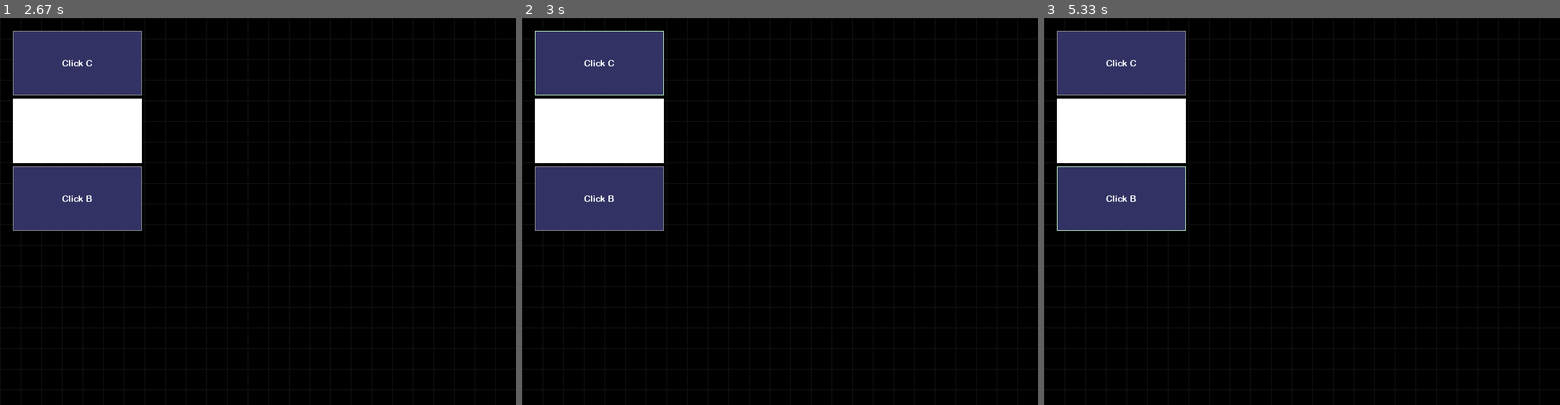
Above: before the commit, frames 1-3 (left to right).
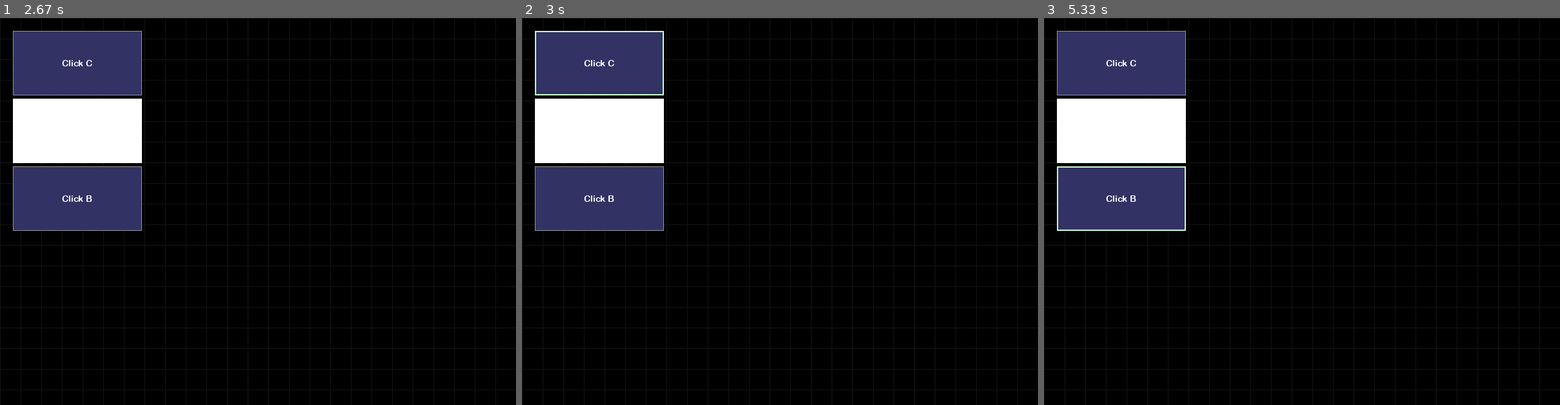
Above: after the commit, the same moments.

Repository: JonathanMurray/pygameui
Game: pygame game, started from main.py
The game is run twice, just before and just after one commit, with the same random seed, the same clock (stepped at 60 frames per second) and the same inputs.
Inputs (mouse positions are in pixels of both pictures, inside the frame that each line leads up to):
- Up to frame 1 (2.67 s): click "Click C" at 0.38 s; click (309, 296) at 0.72 s; click "Click B" at 1.05 s; click (448, 346) at 1.38 s; click (72, 199) at 1.72 s; click (232, 312) at 2.05 s
- Up to frame 2 (3 s): click "Click C" at 2.88 s
- Up to frame 3 (5.33 s): click (1105, 126) at 3.22 s; click "Click B" at 4.05 s; click (1152, 137) at 4.38 s; click (1152, 188) at 5.22 s

Frame 1 is identical in both runs. In frame 2, 0.1% of the frame differs, in the area x 2-28%, y 3-20%; in frame 3, 0.1%.

Commit message:
Split out containers to separate file

Diff:
--- /dev/null
+++ b/containers.py
@@ -0,0 +1,90 @@
+from typing import List, Tuple
+
+from pygame.math import Vector2
+
+from ui import Component
+
+
+class AbstractContainer(Component):
+  def __init__(self, size: Tuple[int, int], screen, components: List[Component], **kwargs):
+    super().__init__(size, screen, **kwargs)
+    self.components = components
+
+  def _render(self):
+    for component in self.components:
+      component.render()
+
+  def _on_click(self, mouse_pos: Tuple[int, int]):
+    for component in self.components:
+      component.handle_mouse_click(mouse_pos)
+
+  def update(self, elapsed_time: int):
+    for component in self.components:
+      component.update(elapsed_time)
+
+  def handle_mouse_motion(self, mouse_pos: Tuple[int, int]):
+    super().handle_mouse_motion(mouse_pos)
+    for component in self.components:
+      component.handle_mouse_motion(mouse_pos)
+
+  def _on_blur(self):
+    for component in self.components:
+      component._on_blur()
+
+
+class AbsolutePosContainer(AbstractContainer):
+
+  def __init__(self, size: Tuple[int, int], screen, components: List[Tuple[Vector2, Component]]):
+    super().__init__(size, screen, [c[1] for c in components])
+    self.components = components
+
+  def set_pos(self, pos: Vector2):
+    super().set_pos(pos)
+    for relative_pos, component in self.components:
+      component.set_pos(pos + relative_pos)
+
+
+class HorizontalListContainer(AbstractContainer):
+  def __init__(self, size: Tuple[int, int], screen, components: List[Component], margin: int, padding: int):
+    super().__init__(size, screen, components)
+    self.margin = margin
+    self.padding = padding
+
+  def set_pos(self, pos: Vector2):
+    super().set_pos(pos)
+    relative_pos = Vector2(self.padding, self.padding)
+    for component in self.components:
+      component.set_pos(pos + relative_pos)
+      relative_pos += (component.size[0] + self.margin, 0)
+
+
+class VerticalListContainer(AbstractContainer):
+  def __init__(self, width: int, screen, components: List[Component], margin: int, padding: int, **kwargs):
+    super().__init__((width, 1), screen, components, **kwargs)
+    self.margin = margin
+    self.padding = padding
+    children_sum_height = sum(c.size[1] for c in self.components)
+    container_height = children_sum_height + (len(self.components) - 1) * self.margin + 2 * self.padding
+    self.size = (self.size[0], container_height)
+
+  def set_pos(self, pos: Vector2):
+    super().set_pos(pos)
+    relative_pos = Vector2(self.padding, self.padding)
+    for component in self.components:
+      component.set_pos(pos + relative_pos)
+      relative_pos += (0, component.size[1] + self.margin)
+
+
+class EvenSpacingContainer(AbstractContainer):
+  def __init__(self, size: Tuple[int, int], screen, components: List[Component], padding: int, **kwargs):
+    super().__init__(size, screen, components, **kwargs)
+    self.padding = padding
+
+  def set_pos(self, pos: Vector2):
+    super().set_pos(pos)
+    width_sum = sum([component.size[0] for component in self.components])
+    margin = (self.size[0] - width_sum - self.padding * 2) / (len(self.components) - 1)
+    relative_pos = Vector2(self.padding, self.padding)
+    for component in self.components:
+      component.set_pos(pos + relative_pos)
+      relative_pos += (component.size[0] + margin, 0)
--- a/main.py
+++ b/main.py
@@ -6,7 +6,8 @@
 from pygame.math import Vector2
 from pygame.time import Clock
 
-from ui import BackgroundGrid, Component, VerticalListContainer, Button, Text, Style
+from containers import VerticalListContainer
+from ui import BackgroundGrid, Component, Button, Text, Style
 
 SCREEN_RESOLUTION = (800, 600)
 COLOR_WHITE = Color(255, 255, 255, 0)
@@ -23,7 +24,7 @@
   button2 = button(font, screen, (200, 100), lambda: print("C"), "Click C")
   div = Component(size=(200, 100), screen=screen, style=Style(background=COLOR_WHITE))
   button3 = button(font, screen, (200, 100), lambda: print("B"), "Click B")
-  container = VerticalListContainer(500, screen, [button2, div, button3], 5, 20, border=COLOR_WHITE,
+  container = VerticalListContainer(500, screen, [button2, div, button3], 5, 20, border_color=COLOR_WHITE,
                                     background=(0, 0, 150, 0))
   container.set_pos(Vector2(0, 0))
 
@@ -48,9 +49,10 @@
 def button(font, screen, size, callback, text: str):
   return Button(size=size, screen=screen, callback=callback,
                 text=Text(screen, font, COLOR_WHITE, text),
-                style=Style(background=Color(50, 50, 100, 0), border=Color(150, 150, 150, 0)),
-                style_hovered=Style(background=Color(50, 50, 100), border=Color(180, 180, 180, 0)),
-                style_onclick=Style(background=Color(50, 50, 100), border=Color(200, 255, 200, 0)))
+                style=Style(background=Color(50, 50, 100, 0), border_color=Color(150, 150, 150, 0)),
+                style_hovered=Style(background=Color(50, 50, 100), border_color=Color(180, 180, 180, 0)),
+                style_onclick=Style(background=Color(50, 50, 100), border_color=Color(200, 255, 200, 0),
+                                    border_width=2))
 
 
 def handle_exit(event):
--- a/ui.py
+++ b/ui.py
@@ -22,9 +22,10 @@
 
 
 class Style:
-  def __init__(self, background: Optional[Color] = None, border: Optional[Color] = None):
+  def __init__(self, background: Optional[Color] = None, border_color: Optional[Color] = None, border_width: int = 1):
     self.background = background
-    self.border = border
+    self.border_color = border_color
+    self.border_width = border_width
 
 
 class Component:
@@ -65,8 +66,8 @@
     if self.active_style and self.active_style.background:
       pygame.draw.rect(self.screen, self.active_style.background, self.rect)
     self._render()
-    if self.active_style and self.active_style.border:
-      pygame.draw.rect(self.screen, self.active_style.border, self.rect, 1)
+    if self.active_style and self.active_style.border_color:
+      pygame.draw.rect(self.screen, self.active_style.border_color, self.rect, self.active_style.border_width)
 
   def _render(self):
     pass
@@ -114,8 +115,8 @@
 
   def set_pos(self, pos: Vector2):
     super().set_pos(pos)
-    text_pos = Vector2(pos.x + self.size[0] / 2 - self.text.size[0] / 2,
-                       pos.y + self.size[1] / 2 - self.text.size[1] / 2)
+    text_pos = Vector2(self.rect.centerx - self.text.size[0] / 2,
+                       self.rect.centery - self.text.size[1] / 2)
     self.text.set_pos(text_pos)
 
   def _render(self):
@@ -138,88 +139,3 @@
   def _on_click(self, mouse_pos: Tuple[int, int]):
     self.index = (self.index + 1) % len(self.colors)
     self.background = self.colors[self.index]
-
-
-class AbstractContainer(Component):
-  def __init__(self, size: Tuple[int, int], screen, components: List[Component], **kwargs):
-    super().__init__(size, screen, **kwargs)
-    self.components = components
-
-  def _render(self):
-    for component in self.components:
-      component.render()
-
-  def _on_click(self, mouse_pos: Tuple[int, int]):
-    for component in self.components:
-      component.handle_mouse_click(mouse_pos)
-
-  def update(self, elapsed_time: int):
-    for component in self.components:
-      component.update(elapsed_time)
-
-  def handle_mouse_motion(self, mouse_pos: Tuple[int, int]):
-    super().handle_mouse_motion(mouse_pos)
-    for component in self.components:
-      component.handle_mouse_motion(mouse_pos)
-
-  def _on_blur(self):
-    for component in self.components:
-      component._on_blur()
-
-
-class AbsolutePosContainer(AbstractContainer):
-
-  def __init__(self, size: Tuple[int, int], screen, components: List[Tuple[Vector2, Component]]):
-    super().__init__(size, screen, [c[1] for c in components])
-    self.components = components
-
-  def set_pos(self, pos: Vector2):
-    super().set_pos(pos)
-    for relative_pos, component in self.components:
-      component.set_pos(pos + relative_pos)
-
-
-class HorizontalListContainer(AbstractContainer):
-  def __init__(self, size: Tuple[int, int], screen, components: List[Component], margin: int, padding: int):
-    super().__init__(size, screen, components)
-    self.margin = margin
-    self.padding = padding
-
-  def set_pos(self, pos: Vector2):
-    super().set_pos(pos)
-    relative_pos = Vector2(self.padding, self.padding)
-    for component in self.components:
-      component.set_pos(pos + relative_pos)
-      relative_pos += (component.size[0] + self.margin, 0)
-
-
-class VerticalListContainer(AbstractContainer):
-  def __init__(self, width: int, screen, components: List[Component], margin: int, padding: int, **kwargs):
-    super().__init__((width, 1), screen, components, **kwargs)
-    self.margin = margin
-    self.padding = padding
-    children_sum_height = sum(c.size[1] for c in self.components)
-    container_height = children_sum_height + (len(self.components) - 1) * self.margin + 2 * self.padding
-    self.size = (self.size[0], container_height)
-
-  def set_pos(self, pos: Vector2):
-    super().set_pos(pos)
-    relative_pos = Vector2(self.padding, self.padding)
-    for component in self.components:
-      component.set_pos(pos + relative_pos)
-      relative_pos += (0, component.size[1] + self.margin)
-
-
-class EvenSpacingContainer(AbstractContainer):
-  def __init__(self, size: Tuple[int, int], screen, components: List[Component], padding: int, **kwargs):
-    super().__init__(size, screen, components, **kwargs)
-    self.padding = padding
-
-  def set_pos(self, pos: Vector2):
-    super().set_pos(pos)
-    width_sum = sum([component.size[0] for component in self.components])
-    margin = (self.size[0] - width_sum - self.padding * 2) / (len(self.components) - 1)
-    relative_pos = Vector2(self.padding, self.padding)
-    for component in self.components:
-      component.set_pos(pos + relative_pos)
-      relative_pos += (component.size[0] + margin, 0)
